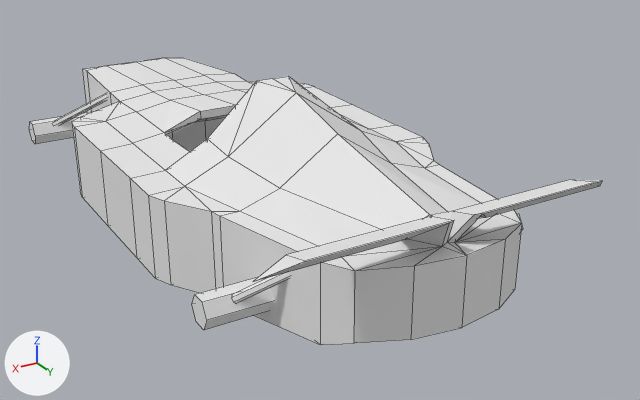
Renders of the Blender file godot/assets/car/track1_2.blend from each side of a commit.
One viewpoint serves both versions: a camera (50 mm lens) standing at (1.92, 4.01, 1.71) and looking at (-0.3, 0.31, -0.14). The lights are fixed; the arrows at lower left show +X, +Y and +Z. Mesh edges are drawn as thin lines.

The first picture shows 'chassis-convcol-rigid'.
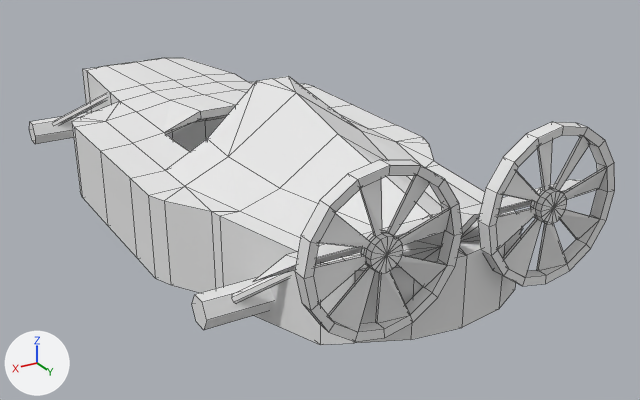
Commit message: add fan model which is shown when you have the relic

The change in detail:
Mesh me_cylinder_002 is new.
It has 162 vertices, 176 faces and spans x -0.318..0.318, y -0.027..0.031, z -0.318..0.318.
Mesh me_cylinder_001 is new.
It has 162 vertices, 176 faces and spans x -0.318..0.318, y -0.027..0.031, z -0.318..0.318.
Object 'fan-model2' (ob_fan_model2) is new; it shows me_cylinder_002.
Its parent is ob_additions.
Its location is (-0.377, 1.844, 0.388).
Object 'additions' (ob_additions) is new.
Its location is (0.0, 0.0, 0.0).
Object 'fan-model1' (ob_fan_model1) is new; it shows me_cylinder_001.
Its parent is ob_additions.
Its location is (0.377, 1.844, 0.388).

Boxes (x1, y1, x2, y2) around the edits, measured in the pictures (640 x 400 px):
'fan-model1', added
    after: (295, 160, 463, 342)
'fan-model2', added
    after: (478, 122, 615, 286)
